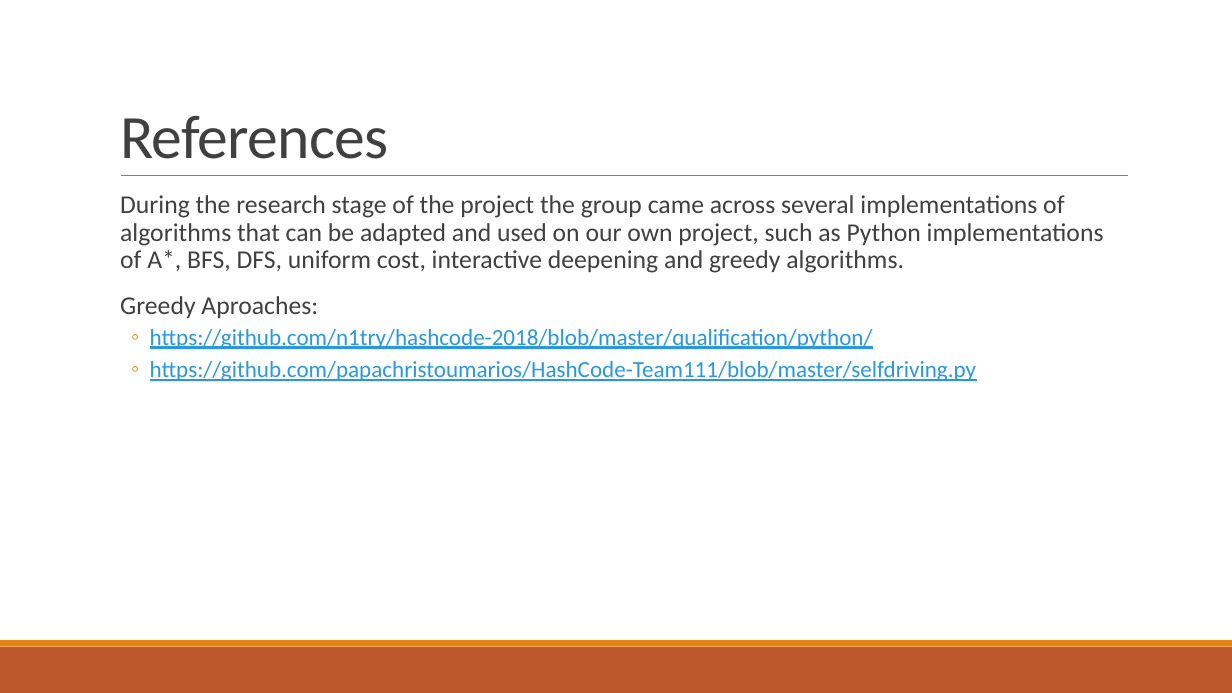
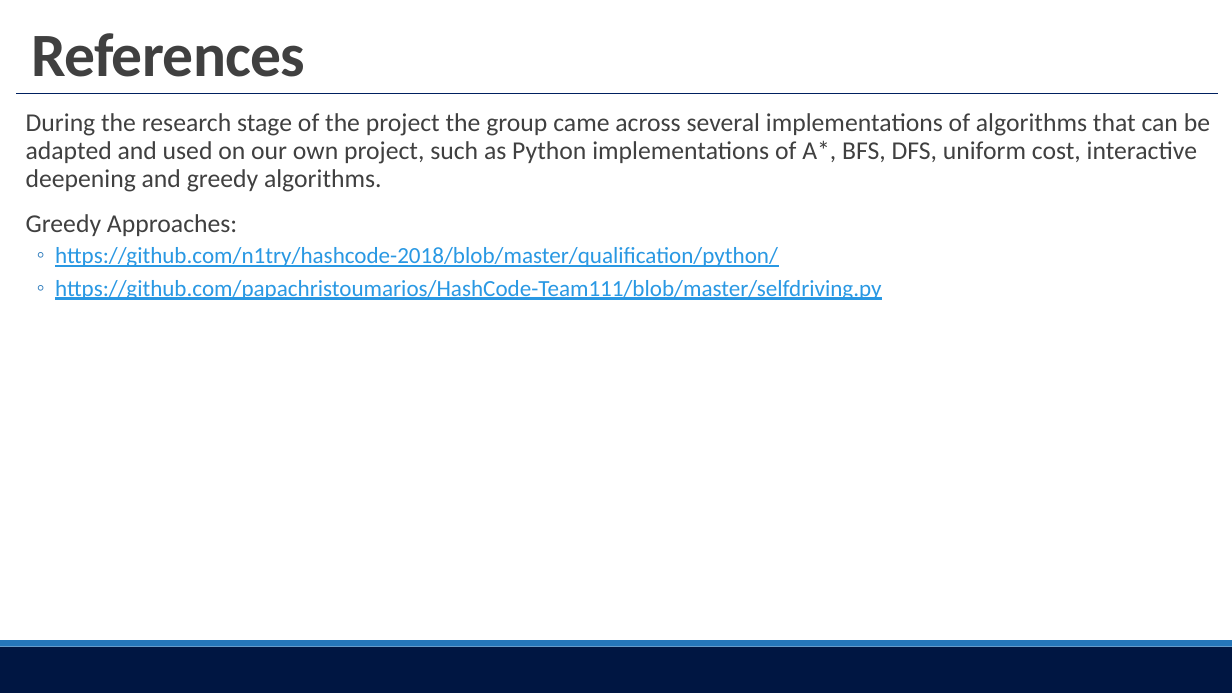
Before and after one commit to motapinto/feup-IART, a slide deck: slide 3 of Projects/P1/doc/IART01.pptx (slide 2 before the commit). Drawn at 1232x693 pixels with LibreOffice and Linux fonts; fonts in the diff are those of the drawing. Boxes give left, top, right and bottom in pixels: in the first picture for what was removed or moved away, otherwise in the second. Text is boxed around its words. In the diff, an @@ line names an element or a change of style, - is before the commit and + after.

```diff
--- a/Projects/P1/doc/IART01.pptx
+++ b/Projects/P1/doc/IART01.pptx
@@ title "References": place and size @@
-title "References" at (120, 116, 389, 159)
+title "References" at (31, 33, 305, 77)
@@ title "References" at (31, 33, 305, 77): bold on @@
@@ text "During the research stage of ...": place and size @@
-text "During the research stage of ..." at (120, 195, 1104, 381)
+text "During the research stage of ..." at (26, 113, 1210, 300)
@@ line moved from (121, 176) - (1128, 176) to (17, 93) - (1218, 93) @@
@@ line (17, 93) - (1218, 93): stroke #808080 0.5 pt to #002060 1 pt @@
@@ text at (26, 113, 1210, 300): bullet colour #E48312 to #2576B9 @@
@@ text at (26, 214, 237, 236): text changed @@
-  Greedy Aproaches:
+  Greedy Approaches:
@@ rectangle at (0, 647, 1232, 693): fill #BD582C to #001642 @@
@@ rectangle at (0, 640, 1232, 647): fill #E48312 to #2576B9 @@
```
Also in this commit, not shown: 3 other slides changed, 1 slide added.
